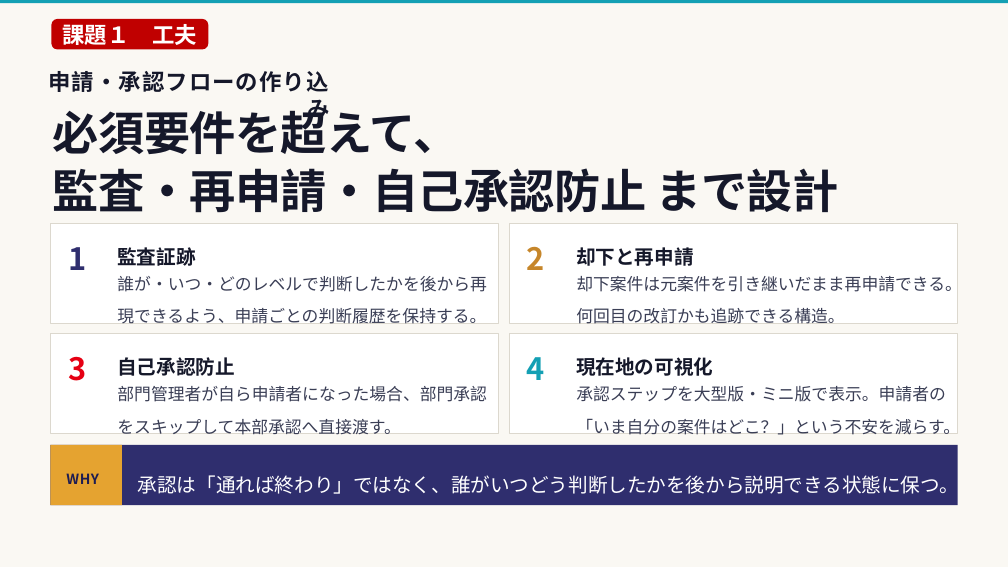
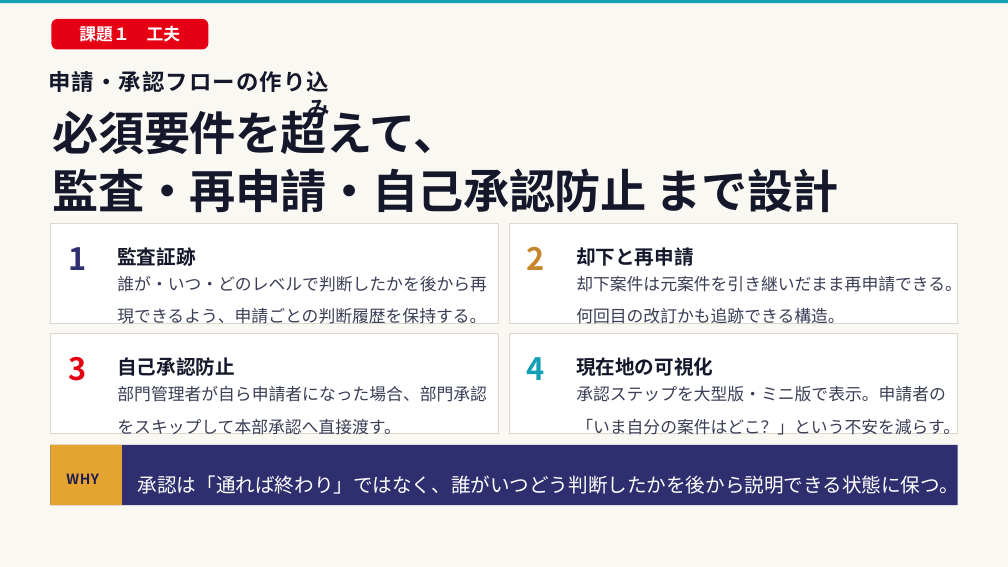
Before and after one commit to toutetu/ProjNexus_continue, a slide deck: slide 11 of materials/presentation_drafts/presentation_高橋朋子.pptx. Drawn at 1008x567 pixels with LibreOffice and Linux fonts; fonts in the diff are those of the drawing. Boxes give left, top, right and bottom in pixels: in the first picture for what was removed or moved away, otherwise in the second. Text is boxed around its words. In the diff, an @@ line names an element or a change of style, - is before the commit and + after.

```diff
--- a/materials/presentation_drafts/presentation_高橋朋子.pptx
+++ b/materials/presentation_drafts/presentation_高橋朋子.pptx
@@ rounded rectangle "課題１ 工夫" at [51,19,208,50]: size 32 to 24 pt; fill #C00000 to #E60013 @@
```
Also in this commit, not shown: 12 other slides changed, 5 other files.
